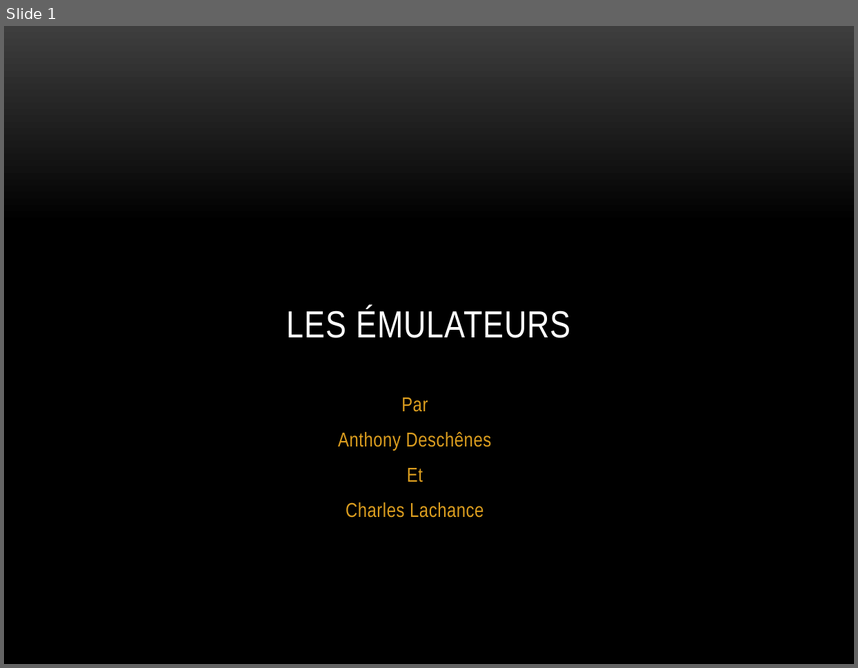
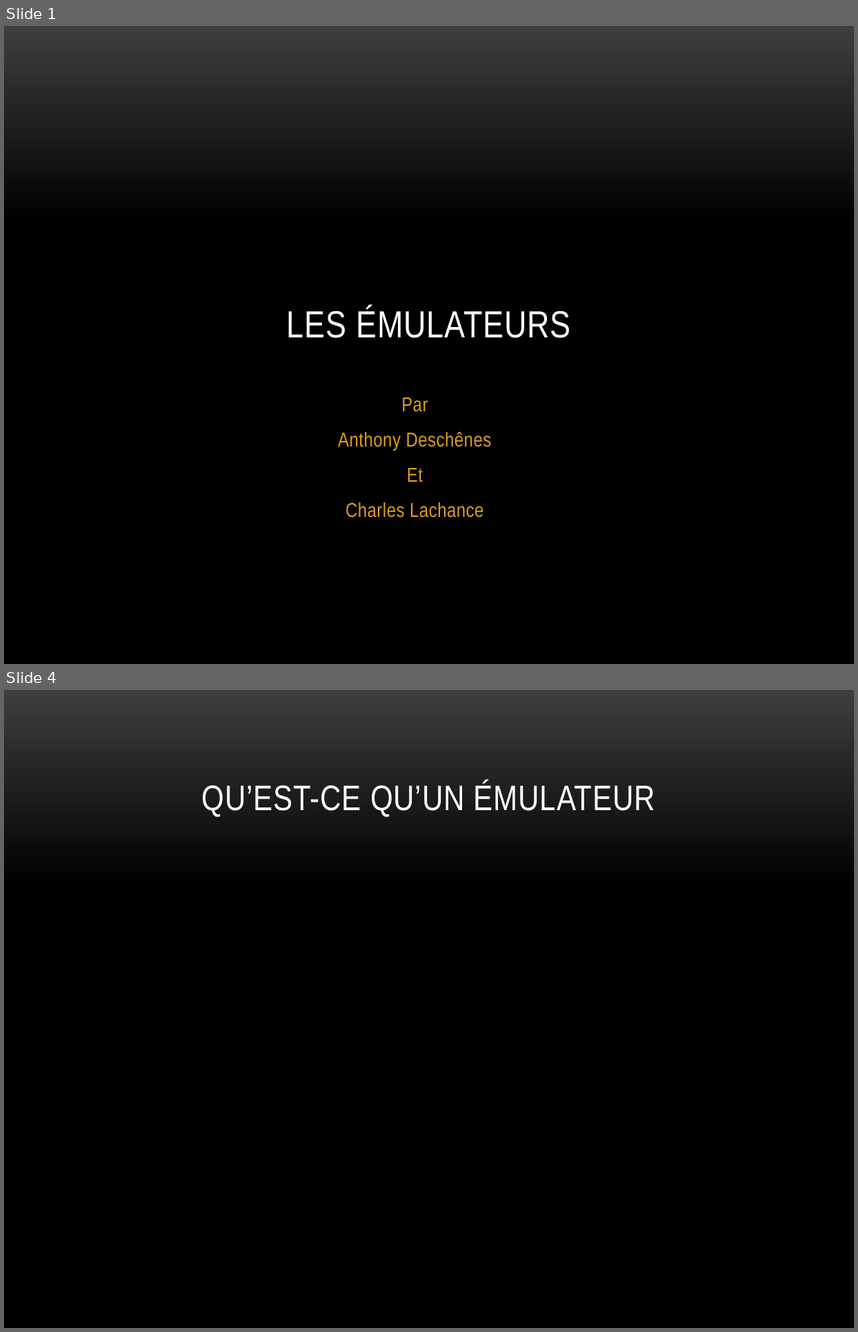
Before and after one commit to charlesfire/Chip-8_Disassembler, a slide deck: SERTP2.pptx. Shown one above the other, each under a label of ours: slide 1 before the commit, slides 1 and 4 after it; the slides between them are not shown. The pictures are 858x668 and 858x1332 pixels, drawn with LibreOffice and Linux fonts; fonts in the diff are those of the drawing; background and template pictures are left out. Boxes give left, top, right and bottom in pixels: in the first picture for what was removed or moved away, otherwise in the second. Text is boxed around its words. In the diff, an @@ line names an element or a change of style, - is before the commit and + after.

```diff
--- a/SERTP2.pptx
+++ b/SERTP2.pptx
@@ slide 4 added at <box>4,690,854,1328</box>, background picture (left out) @@
@@ title added at <box>202,781,655,817</box>, 30 pt, text #FFFFFF @@
+QU’EST-CE QU’UN ÉMULATEUR
```
Also in this commit, not shown: 1 slide changed, 10 other slides added.
